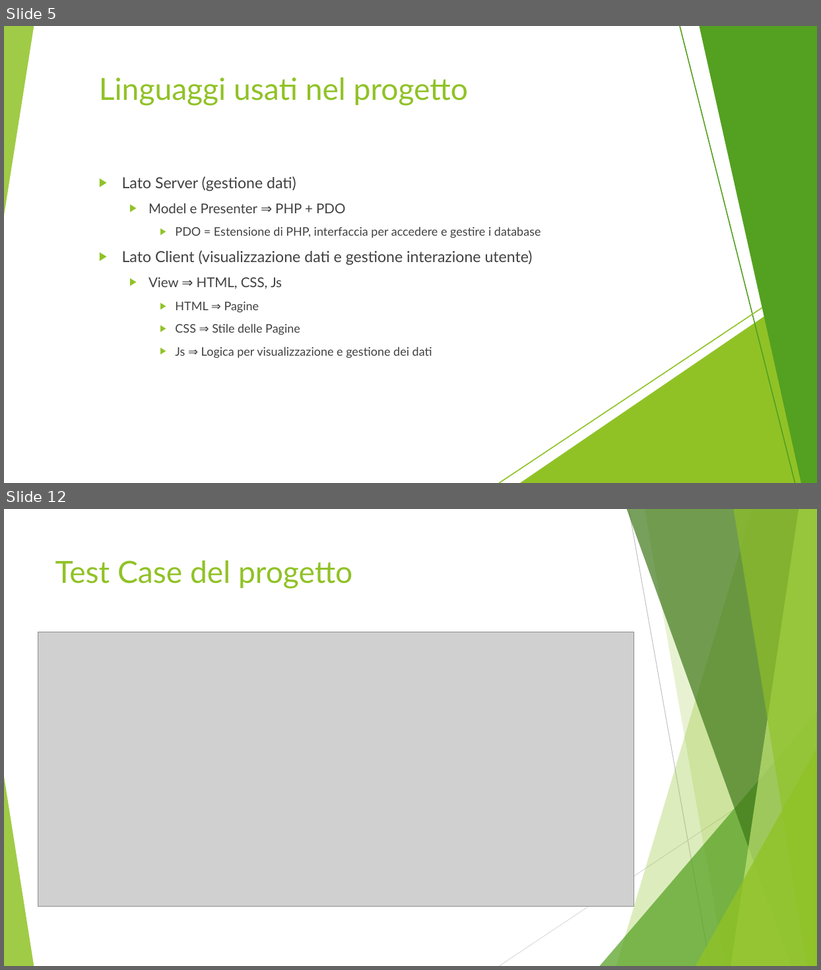
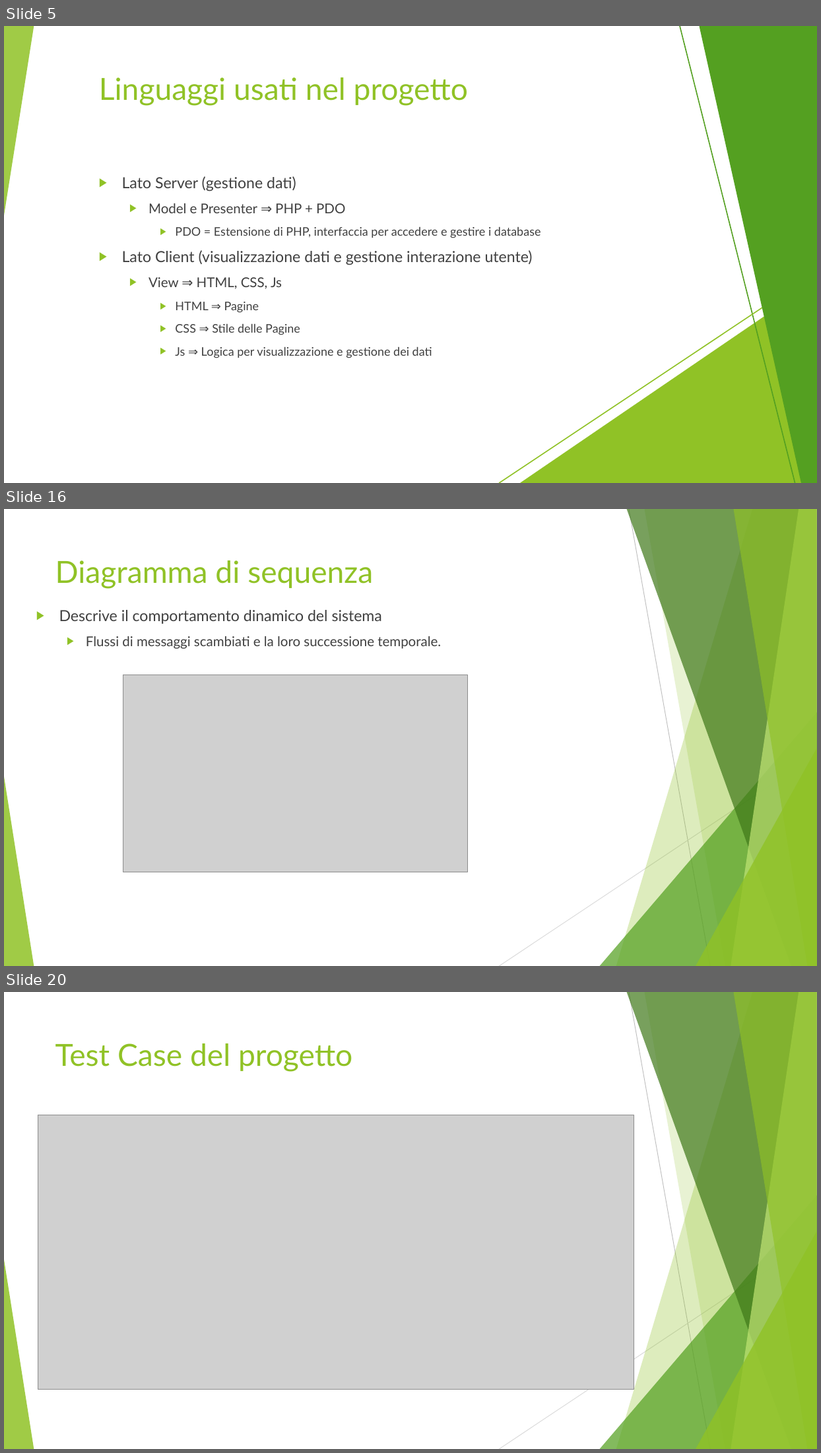
Before and after one commit to MarcoFrontini/Progetto_IdS_2024-2025, a slide deck: Documentazione/Presentazione.pptx. Shown one above the other, each under a label of ours: slides 5 and 12 before the commit, slides 5, 16 and 20 after it; the slides between them are not shown. The pictures are 821x970 and 821x1453 pixels, drawn with LibreOffice and Linux fonts; fonts in the diff are those of the drawing; grey boxes stand for pictures. Boxes give left, top, right and bottom in pixels: in the first picture for what was removed or moved away, otherwise in the second. Text is boxed around its words. In the diff, an @@ line names an element or a change of style, - is before the commit and + after.

```diff
--- a/Documentazione/Presentazione.pptx
+++ b/Documentazione/Presentazione.pptx
@@ slide 16 added at (x1=4, y1=509, x2=817, y2=966), background #FFFFFF; not listed: 10 template elements that a slide beside it also shows @@
@@ title added at (x1=55, y1=560, x2=373, y2=589), 36 pt, text #90C226 @@
+Diagramma di sequenza
@@ text added at (x1=59, y1=610, x2=441, y2=649), 16 pt, text #404040 @@
+▶ Descrive il comportamento dinamico del sistema
+  ▶ Flussi di messaggi scambiati e la loro successione temporale.
@@ picture added at (x1=123, y1=675, x2=468, y2=873) @@
@@ what was slide 12 is now slide 20 @@
```
Also in this commit, not shown: 4 slides changed, 12 other slides added, 1 slide removed.
